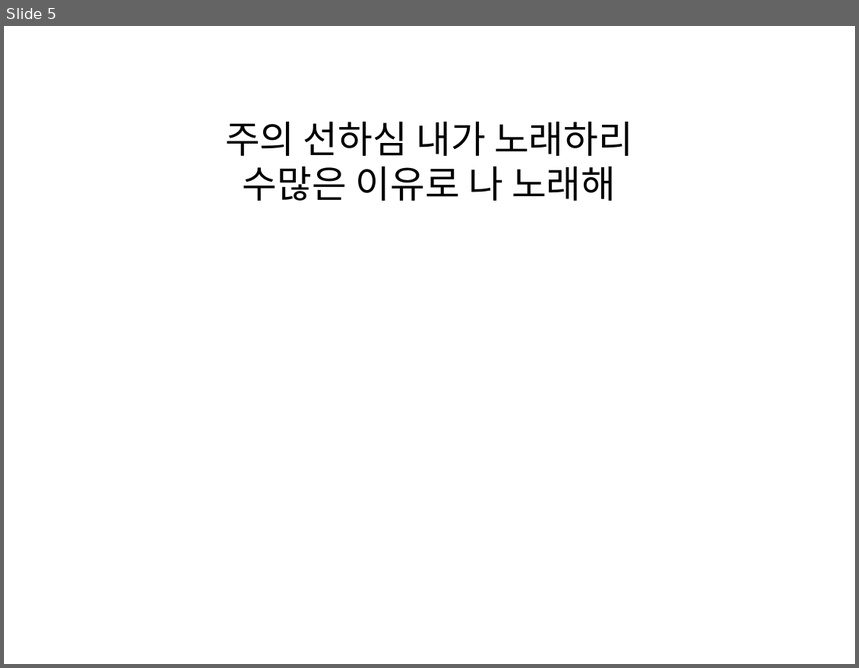
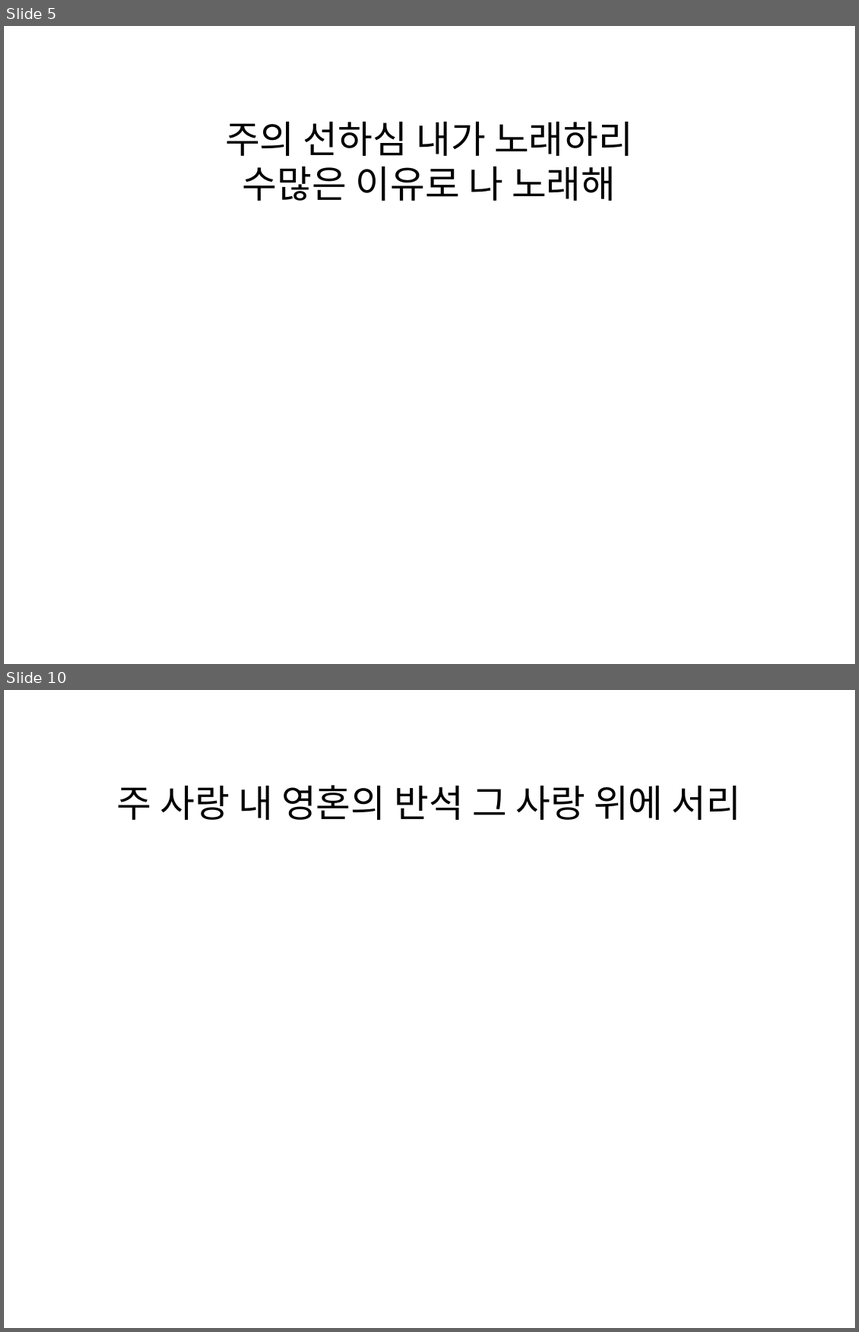
Before and after one commit to daeryuk/MusicSheetToPPT, a slide deck: static/output.pptx. Shown one above the other, each under a label of ours: slide 5 before the commit, slides 5 and 10 after it; the slides between them are not shown. The pictures are 859x668 and 859x1332 pixels, drawn with LibreOffice and Linux fonts; fonts in the diff are those of the drawing. Boxes give left, top, right and bottom in pixels: in the first picture for what was removed or moved away, otherwise in the second. Text is boxed around its words. In the diff, an @@ line names an element or a change of style, - is before the commit and + after.

```diff
--- a/static/output.pptx
+++ b/static/output.pptx
@@ slide 10 added at [4, 690, 855, 1328], background #FFFFFF @@
@@ text added at [116, 785, 742, 820], 32 pt, text #000000 @@
+주 사랑 내 영혼의 반석 그 사랑 위에 서리
```
Also in this commit, not shown: 1 slide changed, 4 other slides added, 6 slides removed, 2 other files.
